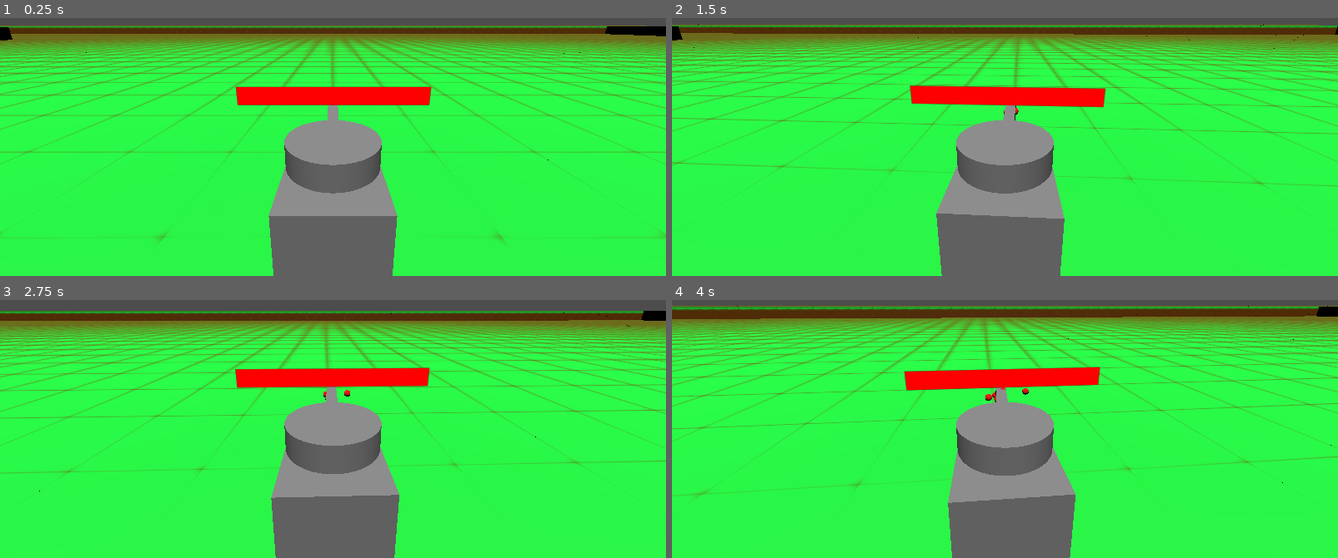
Above: before the commit, frames 1-4 (two rows, left to right).
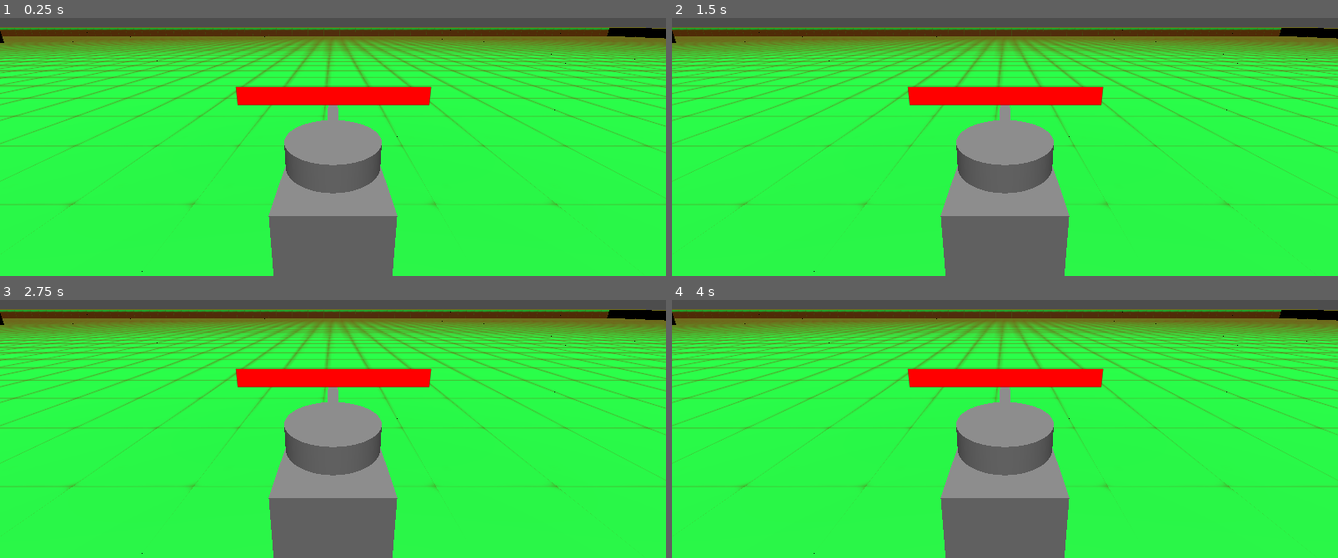
Above: after the commit, the same moments.

Repository: Coolfool3080/QuickTank
Game: Godot game, scene res://levels/level_11.tscn
The game is run twice, just before and just after one commit, with the same random seed, the same clock (stepped at 60 frames per second) and the same inputs. This scene is started directly instead of the project's main scene.
Inputs (mouse positions are in pixels of both pictures, inside the frame that each line leads up to):
- Up to frame 1 (0.25 s): no input
- Up to frame 2 (1.5 s): tap Enter at 0.5 s; move the mouse to (1038, 87) at 0.52 s; press the mouse at (1038, 87) at 0.53 s; hold W (tank_forward) from 0.53 s (still down); move the mouse to (971, 90) at 1.27 s; release the mouse at (971, 90) at 1.28 s; click (971, 90) at 1.35 s
- Up to frame 3 (2.75 s): keep holding W (tank_forward); move the mouse to (346, 364) at 2.02 s; press the mouse at (346, 364) at 2.03 s
- Up to frame 4 (4 s): keep holding W (tank_forward); move the mouse to (998, 377) at 2.77 s; release the mouse at (998, 377) at 2.78 s; click (998, 377) at 2.85 s; move the mouse to (1051, 374) at 3.52 s; press the mouse at (1051, 374) at 3.53 s

The runs differ from the first frame. In frame 1, 14% of the frame differs, in the area x 0-100%, y 2-99%; in frame 2, 16%; in frame 3, 14%; in frame 4, 17%, in the area x 0-100%, y 2-100%.
Error after the commit: Parse Error: There is already a variable named "camera_global_yaw" declared in this scope. (res://scripts/tank_movement_controller.gd:72)

Commit message:
online fixes

Diff:
--- a/assets/player_tank_new.tscn
+++ b/assets/player_tank_new.tscn
@@ -25,6 +25,12 @@
 radius = 0.501465
 
 [sub_resource type="SceneReplicationConfig" id="SceneReplicationConfig_mxk3p"]
+properties/0/path = NodePath(".:position")
+properties/0/spawn = true
+properties/0/replication_mode = 1
+properties/1/path = NodePath(".:rotation")
+properties/1/spawn = true
+properties/1/replication_mode = 1
 
 [sub_resource type="ViewportTexture" id="ViewportTexture_ym7mu"]
 viewport_path = NodePath("health_sprite/SubViewport")
--- a/levels/level_11.tscn
+++ b/levels/level_11.tscn
@@ -12,8 +12,8 @@
 }
 metadata/_editor_floor_ = Vector3(0, 1, 0)
 
-[node name="player_tank_new" parent="." instance=ExtResource("2_lqyau")]
-transform = Transform3D(1, 0, 0, 0, 1, 0, 0, 0, 1, 0, 2.75999, 0)
-
 [node name="DirectionalLight3D" type="DirectionalLight3D" parent="."]
 transform = Transform3D(1, 0, 0, 0, 0.406163, 0.913801, 0, -0.913801, 0.406163, 0, 10.5836, 0)
+
+[node name="Tank" parent="." instance=ExtResource("2_lqyau")]
+transform = Transform3D(1, 0, 0, 0, 1, 0, 0, 0, 1, 0.299197, 2.93965, -0.929623)
--- a/levels/multiplayer_test_map.tscn
+++ b/levels/multiplayer_test_map.tscn
@@ -18,7 +18,8 @@
 offset_bottom = 86.0
 text = "Join"
 
-[node name="MultiplayerSpawner" type="MultiplayerSpawner" parent="."]
+[node name="player_spawner" type="MultiplayerSpawner" parent="."]
+_spawnable_scenes = PackedStringArray("uid://bk44v6t36uppk")
 spawn_path = NodePath("..")
 
 [node name="GridMap" type="GridMap" parent="."]
--- a/scripts/multiplayer_controller.gd
+++ b/scripts/multiplayer_controller.gd
@@ -1,29 +1,25 @@
 extends Node3D
 
-@export var player_tank: PackedScene
+const PLAYER = preload("res://assets/player_tank_new.tscn")
 
-func _ready():
-	multiplayer.peer_connected.connect(_add_player)
+var peer = ENetMultiplayerPeer.new()
 
 func _on_host_pressed():
-	var peer = ENetMultiplayerPeer.new()
 	peer.create_server(135)
 	multiplayer.multiplayer_peer = peer
+	add_player(multiplayer.get_unique_id())
 
-	_add_player(multiplayer.get_unique_id())
+	multiplayer.peer_connected.connect(
+		func(pid):
+			print("Peer " + str(pid) + " has joined the server")
+			add_player(pid)
+	)
 
 func _on_join_pressed():
-	var peer = ENetMultiplayerPeer.new()
 	peer.create_client("localhost", 135)
 	multiplayer.multiplayer_peer = peer
 
-
-func _add_player(id):
-	if multiplayer.is_server():
-		var player = player_tank.instantiate()
-		player.name = str(id)
-
-		# This is crucial: tell Godot this player belongs to the connecting peer
-		player.set_multiplayer_authority(id)
-
-		call_deferred("add_child", player)
+func add_player(pid):
+	var player = PLAYER.instantiate()
+	player.name = str(pid)
+	add_child(player,true)
--- a/scripts/tank_movement_controller.gd
+++ b/scripts/tank_movement_controller.gd
@@ -13,22 +13,29 @@
 const HEAD_ROTATE_SPEED = 1.0
 
 var TANK_HEALTH = 5
-
 var camera_yaw = 0.0
 var camera_pitch = 0.0
 
+func _enter_tree() -> void:
+	set_multiplayer_authority(int(name))
+
 func _ready():
-	$camera_pivot/Camera3D.current = is_multiplayer_authority()
-	$MultiplayerSynchronizer.set_multiplayer_authority(multiplayer.get_unique_id())
-	Input.set_mouse_mode(Input.MOUSE_MODE_CAPTURED)
+	if is_multiplayer_authority():
+		$camera_pivot/Camera3D.current = true
+		#print("Tank spawned. My ID:", multiplayer.get_unique_id())
+		#print("Has authority:", is_multiplayer_authority())
 
 func _unhandled_input(event):
+	if not is_multiplayer_authority():
+		return
+
 	if event is InputEventMouseMotion:
 		camera_yaw -= event.relative.x * CAMERA_SENSITIVITY
 		camera_pivot.rotation.y = camera_yaw
 
 		camera_pitch -= event.relative.y * CAMERA_SENSITIVITY
 		camera_pivot.rotation.x = clamp(camera_pitch, -0.5, 0.5)
+
 
 func _physics_process(delta):
 	if not is_multiplayer_authority():
@@ -56,6 +63,10 @@
 
 	# Rotate head relative to tank's local space
 	var tank_basis = global_transform.basis
+	var camera_global_yaw = camera_pivot.global_transform.basis.get_euler().y
+	var tank_yaw = global_transform.basis.get_euler().y
+	var relative_yaw = camera_global_yaw - tank_yaw
+	head_node.rotation.y = lerp_angle(head_node.rotation.y, relative_yaw, delta * HEAD_ROTATE_SPEED)
 
 	if is_multiplayer_authority():
 		var camera_global_yaw = camera_pivot.global_transform.basis.get_euler().y
@@ -81,11 +92,15 @@
 	fire_cooldown_timer.start()
 
 func _on_body_hitbox_area_entered(area):
+	if not is_multiplayer_authority():
+		return
 	if area.is_in_group("bullet"):
 		print("bullet hit body")
 		$health_sprite.take_damage(1)
 
 func _on_head_hitbox_area_entered(area):
+	if not is_multiplayer_authority():
+		return
 	if area.is_in_group("bullet"):
 		print("Bullet hit head!")
 		$health_sprite.take_damage(1)
